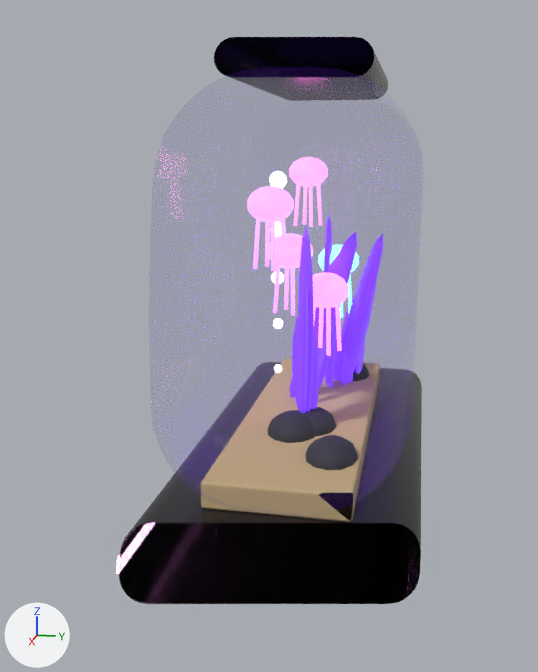
What one commit did to the Blender file art/blender/decor_jellyBowl.blend.
The view is the same before and after, from a 50 mm camera at (1.891, 0.266, 0.891) aimed at (0.052, -0.102, 0.431). The axes (+X, +Y, +Z) are drawn at lower left. The lights are the same throughout. The first picture is the older version. Everything nearer to the camera than a plane just in front of the edit is cut away.

Script lines for the objects in view, before the commit:
```python
ob_jbell0 = bpy.data.objects.new('JBell0', me_sphere_022)
ob_jbell0.parent = ob_decor_jellybowl
ob_jbell0.location = (0.00483, -0.0561, 0.646)
ob_jbell0.scale = (1.0, 1.0, 0.75)
ob_jbell1 = bpy.data.objects.new('JBell1', me_sphere_023)
ob_jbell1.parent = ob_decor_jellybowl
ob_jbell1.location = (-0.398, -0.0704, 0.834)
ob_jbell1.scale = (1.0, 1.0, 0.75)
ob_jleaf30 = bpy.data.objects.new('JLeaf30', me_sphere_013)
ob_jleaf30.parent = ob_decor_jellybowl
ob_jleaf30.location = (-0.209, 0.105, 0.446)
ob_jleaf30.rotation_euler = (0.0, 0.415, 0.685)  # degrees (0, 24, 39)
ob_jleaf30.scale = (0.035, 0.012, 0.258)
ob_jtent00 = bpy.data.objects.new('JTent00', me_cylinder)
ob_jtent00.parent = ob_decor_jellybowl
ob_jtent00.location = (0.0371, -0.0424, 0.556)
ob_jtent00.rotation_euler = (0.0278, 3.076, 0.801)  # degrees (1.6, 176, 46)
ob_jtent02 = bpy.data.objects.new('JTent02', me_cylinder_002)
ob_jtent02.parent = ob_decor_jellybowl
ob_jtent02.location = (-0.0274, -0.0697, 0.556)
ob_jtent02.rotation_euler = (-0.0278, -3.076, 0.801)  # degrees (-1.6, -176, 46)
ob_jtent03 = bpy.data.objects.new('JTent03', me_cylinder_003)
ob_jtent03.parent = ob_decor_jellybowl
ob_jtent03.location = (0.0185, -0.0883, 0.556)
ob_jtent03.rotation_euler = (3.076, 0.0277, 0.799)  # degrees (176, 1.6, 46)
ob_jtent10 = bpy.data.objects.new('JTent10', me_cylinder_004)
ob_jtent10.parent = ob_decor_jellybowl
ob_jtent10.location = (-0.366, -0.0568, 0.744)
ob_jtent10.rotation_euler = (0.0278, 3.076, 0.801)  # degrees (1.6, 176, 46)
ob_jtent11 = bpy.data.objects.new('JTent11', me_cylinder_005)
ob_jtent11.parent = ob_decor_jellybowl
ob_jtent11.location = (-0.412, -0.0382, 0.744)
ob_jtent11.rotation_euler = (-3.076, -0.0277, 0.799)  # degrees (-176, -1.6, 46)
ob_jtent12 = bpy.data.objects.new('JTent12', me_cylinder_006)
ob_jtent12.parent = ob_decor_jellybowl
ob_jtent12.location = (-0.43, -0.0841, 0.744)
ob_jtent12.rotation_euler = (-0.0278, -3.076, 0.801)  # degrees (-1.6, -176, 46)
# also in view: 'Base' at (0.0, 0.0, 0.08); 'JLeaf10' at (-0.11, 0.016, 0.448); 'Water' at (0.0, 0.0, 0.61); 'JLeaf40' at (0.11, 0.002, 0.466); 'JBell3' at (0.034, 0.041, 0.553)
```
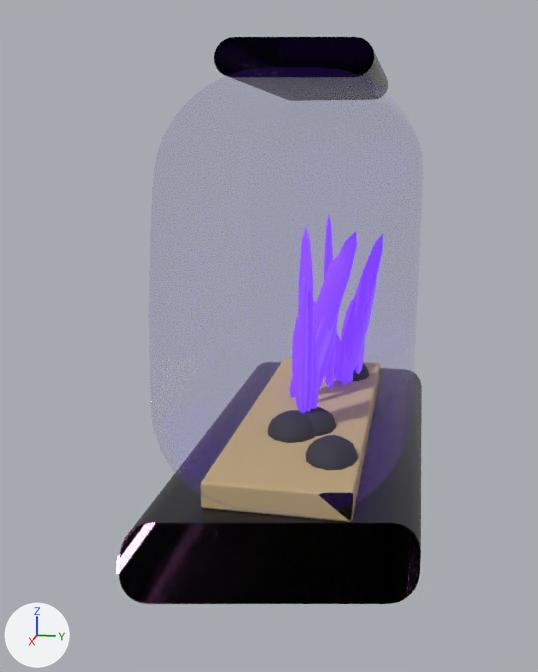
Where the change shows, as pixel boxes [x1, y1, x2, y2] in the pictures (538 x 672 px):
'JBell4', deleted: before [247, 186, 294, 223]
'JBell3', deleted: before [313, 273, 349, 308]
'JBell1', deleted: before [289, 157, 328, 187]
'JBell0', deleted: before [268, 233, 313, 268]
'JBell2', deleted: before [318, 245, 359, 272]
'JTent30', deleted: before [326, 306, 331, 356]
'JBub4', deleted: before [269, 171, 287, 188]
'JTent40', deleted: before [271, 219, 276, 271]
'JTent43', deleted: before [253, 219, 260, 269]
'JTent00', deleted: before [290, 266, 295, 316]
'JTent03', deleted: before [273, 265, 280, 313]
'JTent31', deleted: before [335, 304, 342, 351]
'JTent42', deleted: before [265, 222, 270, 267]
'JTent32', deleted: before [318, 308, 324, 348]
'JTent02', deleted: before [284, 268, 289, 310]
'JTent10', deleted: before [309, 184, 313, 227]
'JTent13', deleted: before [294, 184, 300, 226]
'JTent11', deleted: before [317, 184, 322, 225]
'JTent12', deleted: before [303, 187, 307, 225]
'JTent21', deleted (mostly hidden): before [347, 273, 352, 312]
'JTent41', deleted: before [281, 219, 288, 268]
'JBub3', deleted: before [270, 222, 282, 237]
'JBub1', deleted: before [273, 318, 283, 329]
'JBub2', deleted: before [271, 272, 284, 284]
'JBub0', deleted: before [274, 364, 282, 373]
'JTent20', deleted: before [340, 303, 343, 318]
'JTent33', deleted (mostly hidden): before [313, 305, 316, 321]

The change, as a list of edits to the scene's bpy script:
```text
Remove ob_jbell0:
    ob_jbell0 = bpy.data.objects.new('JBell0', me_sphere_022)
Remove ob_jtent00:
    ob_jtent00 = bpy.data.objects.new('JTent00', me_cylinder)
Remove ob_jtent02:
    ob_jtent02 = bpy.data.objects.new('JTent02', me_cylinder_002)
Remove ob_jtent03:
    ob_jtent03 = bpy.data.objects.new('JTent03', me_cylinder_003)
Remove ob_jbell1:
    ob_jbell1 = bpy.data.objects.new('JBell1', me_sphere_023)
Remove ob_jtent10:
    ob_jtent10 = bpy.data.objects.new('JTent10', me_cylinder_004)
Remove ob_jtent11:
    ob_jtent11 = bpy.data.objects.new('JTent11', me_cylinder_005)
Remove ob_jtent12:
    ob_jtent12 = bpy.data.objects.new('JTent12', me_cylinder_006)
Remove ob_jtent13:
    ob_jtent13 = bpy.data.objects.new('JTent13', me_cylinder_007)
Remove ob_jbell2:
    ob_jbell2 = bpy.data.objects.new('JBell2', me_sphere_024)
Remove ob_jtent20:
    ob_jtent20 = bpy.data.objects.new('JTent20', me_cylinder_008)
Remove ob_jtent21:
    ob_jtent21 = bpy.data.objects.new('JTent21', me_cylinder_009)
Remove ob_jbell3:
    ob_jbell3 = bpy.data.objects.new('JBell3', me_sphere_025)
Remove ob_jtent30:
    ob_jtent30 = bpy.data.objects.new('JTent30', me_cylinder_012)
Remove ob_jtent31:
    ob_jtent31 = bpy.data.objects.new('JTent31', me_cylinder_013)
Remove ob_jtent32:
    ob_jtent32 = bpy.data.objects.new('JTent32', me_cylinder_014)
Remove ob_jtent33:
    ob_jtent33 = bpy.data.objects.new('JTent33', me_cylinder_015)
Remove ob_jbell4:
    ob_jbell4 = bpy.data.objects.new('JBell4', me_sphere_026)
Remove ob_jtent40:
    ob_jtent40 = bpy.data.objects.new('JTent40', me_cylinder_016)
Remove ob_jtent41:
    ob_jtent41 = bpy.data.objects.new('JTent41', me_cylinder_017)
Remove ob_jtent42:
    ob_jtent42 = bpy.data.objects.new('JTent42', me_cylinder_018)
Remove ob_jtent43:
    ob_jtent43 = bpy.data.objects.new('JTent43', me_cylinder_019)
Remove ob_jbub0:
    ob_jbub0 = bpy.data.objects.new('JBub0', me_sphere_027)
Remove ob_jbub1:
    ob_jbub1 = bpy.data.objects.new('JBub1', me_sphere_028)
Remove ob_jbub2:
    ob_jbub2 = bpy.data.objects.new('JBub2', me_sphere_029)
Remove ob_jbub3:
    ob_jbub3 = bpy.data.objects.new('JBub3', me_sphere_030)
Remove ob_jbub4:
    ob_jbub4 = bpy.data.objects.new('JBub4', me_sphere_031)
```
